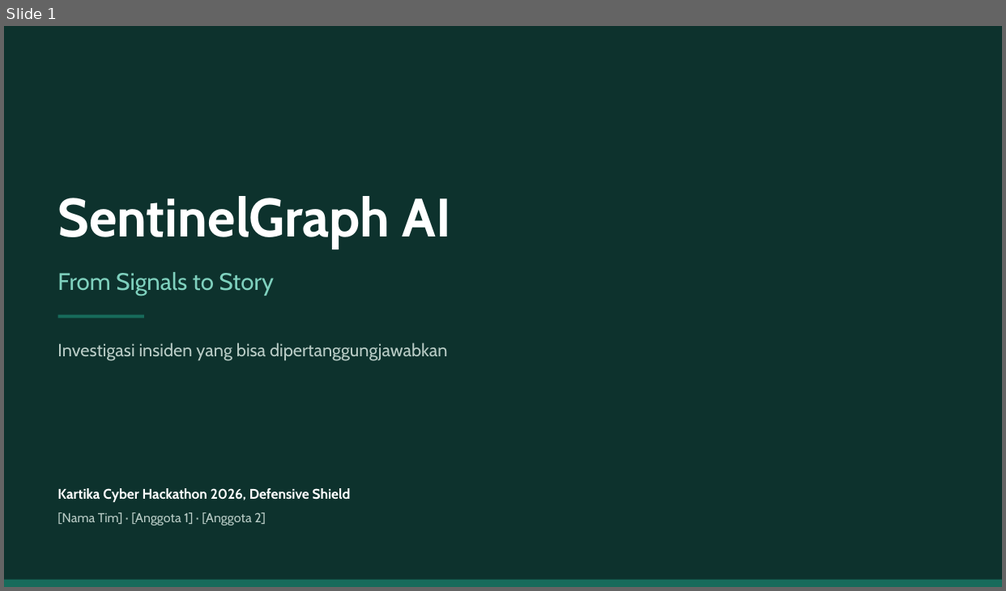
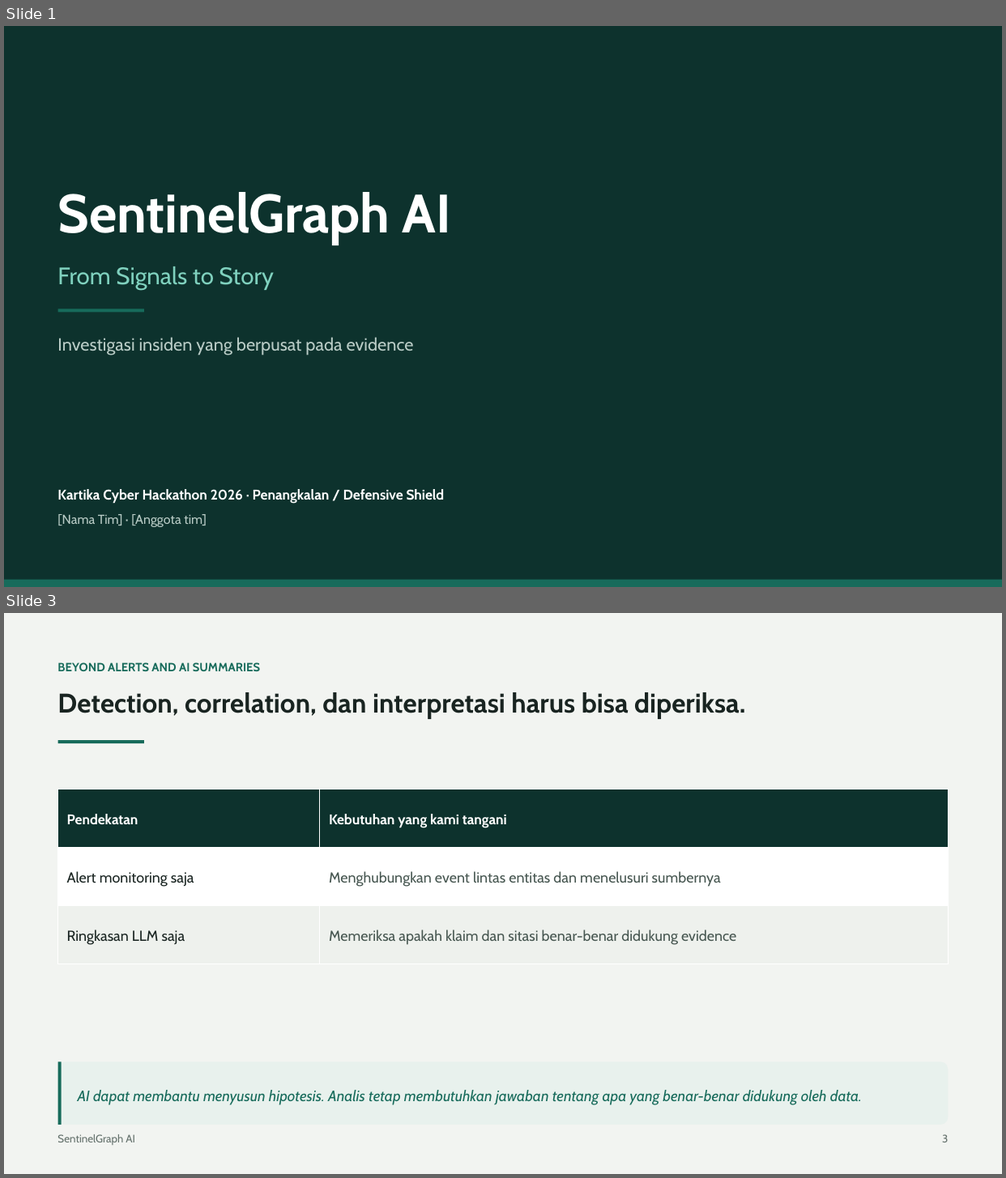
Before and after one commit to jackkd414-source/sentinel-graph-ai, a slide deck: docs/presentation/SentinelGraph-AI-slides.pptx. Shown one above the other, each under a label of ours: slide 1 before the commit, slides 1 and 3 after it; the slides between them are not shown. The pictures are 1006x591 and 1006x1178 pixels, drawn with LibreOffice and Linux fonts; fonts in the diff are those of the drawing. Boxes give left, top, right and bottom in pixels: in the first picture for what was removed or moved away, otherwise in the second. Text is boxed around its words. In the diff, an @@ line names an element or a change of style, - is before the commit and + after.

```diff
--- a/docs/presentation/SentinelGraph-AI-slides.pptx
+++ b/docs/presentation/SentinelGraph-AI-slides.pptx
@@ slide 3 added at (x1=4, y1=613, x2=1002, y2=1174), background #FFFFFF @@
@@ rectangle added at (x1=4, y1=613, x2=1002, y2=1174), fill #F2F4F1 @@
@@ text added at (x1=57, y1=662, x2=260, y2=671), 11.5 pt, text #176B5B, bold @@
+BEYOND ALERTS AND AI SUMMARIES
@@ text added at (x1=57, y1=692, x2=745, y2=719), 26 pt, text #192421, bold @@
+Detection, correlation, dan interpretasi harus bisa diperiksa.
@@ rectangle added at (x1=58, y1=740, x2=144, y2=743), fill #176B5B @@
@@ table added at (x1=58, y1=789, x2=948, y2=964), 3 rows, 2 columns @@
+Pendekatan | Kebutuhan yang kami tangani
+Alert monitoring saja | Menghubungkan event lintas entitas dan menelusuri sumbernya
+Ringkasan LLM saja | Memeriksa apakah klaim dan sitasi benar-benar didukung evidence
@@ rounded rectangle added at (x1=58, y1=1063, x2=948, y2=1125), fill #E8F1ED @@
@@ rectangle added at (x1=58, y1=1063, x2=61, y2=1125), fill #176B5B @@
@@ text added at (x1=78, y1=1090, x2=862, y2=1105), 14.5 pt, text #176B5B, italic @@
+AI dapat membantu menyusun hipotesis. Analis tetap membutuhkan jawaban tentang apa yang benar-benar didukung oleh data.
@@ text added at (x1=57, y1=1135, x2=135, y2=1145), 10.5 pt, text #65726D @@
+SentinelGraph AI
@@ text added at (x1=942, y1=1135, x2=948, y2=1143), 10.5 pt, text #65726D @@
+3
@@ slide 1 changed as well @@
@@ text "SentinelGraph AI" moved from (x1=57, y1=196, x2=452, y2=249) to (x1=57, y1=192, x2=452, y2=245) @@
@@ text "From Signals to Story" moved from (x1=57, y1=272, x2=274, y2=296) to (x1=57, y1=267, x2=274, y2=290) @@
@@ rectangle moved from (x1=58, y1=315, x2=144, y2=318) to (x1=58, y1=309, x2=144, y2=312) @@
@@ text at (x1=57, y1=337, x2=414, y2=356): text changed @@
-Investigasi insiden yang bisa dipertanggungjawabkan
+Investigasi insiden yang berpusat pada evidence
@@ text at (x1=57, y1=489, x2=445, y2=527): text changed @@
-Kartika Cyber Hackathon 2026, Defensive Shield
-[Nama Tim] · [Anggota 1] · [Anggota 2]
+Kartika Cyber Hackathon 2026 · Penangkalan / Defensive Shield
+[Nama Tim] · [Anggota tim]
```
Also in this commit, not shown: 5 other slides changed, 3 other slides added, 4 slides removed, 2 other files.
